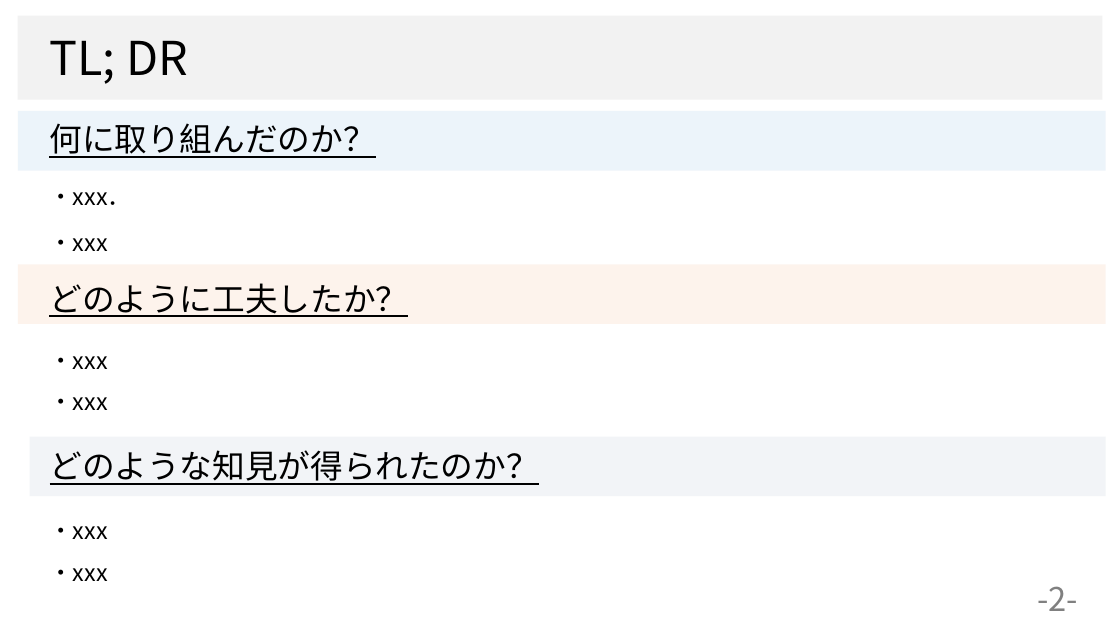
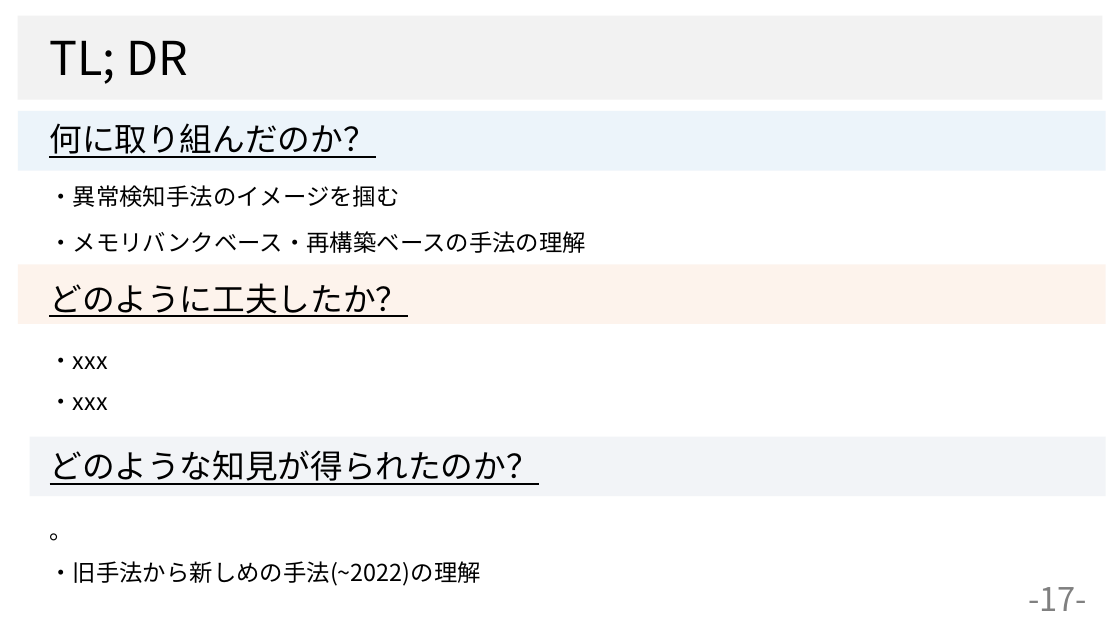
Before and after one commit to dhia-github/haselab-all, a slide deck: slide 17 of 発表資料/サーベイ大会資料.pptx (slide 2 before the commit). Drawn at 1120x630 pixels with LibreOffice and Linux fonts; fonts in the diff are those of the drawing; background and template pictures are left out. Boxes give left, top, right and bottom in pixels: in the first picture for what was removed or moved away, otherwise in the second. Text is boxed around its words. In the diff, an @@ line names an element or a change of style, - is before the commit and + after.

```diff
--- a/発表資料/サーベイ大会資料.pptx
+++ b/発表資料/サーベイ大会資料.pptx
@@ text at (x1=49, y1=185, x2=399, y2=207): text changed @@
-・xxx．
+・異常検知手法のイメージを掴む
@@ text at (x1=49, y1=231, x2=585, y2=253): text changed @@
-・xxx
+・メモリバンクベース・再構築ベースの手法の理解
@@ text at (x1=50, y1=533, x2=73, y2=541): text changed @@
-・xxx
+。
@@ text at (x1=50, y1=561, x2=481, y2=586): text changed @@
-・xxx
+・旧手法から新しめの手法(~2022)の理解
@@ page number at (x1=1028, y1=587, x2=1087, y2=611): text changed @@
--2-
+-17-
```
Also in this commit, not shown: 2 other slides changed, 14 slides added, 4 slides removed.
